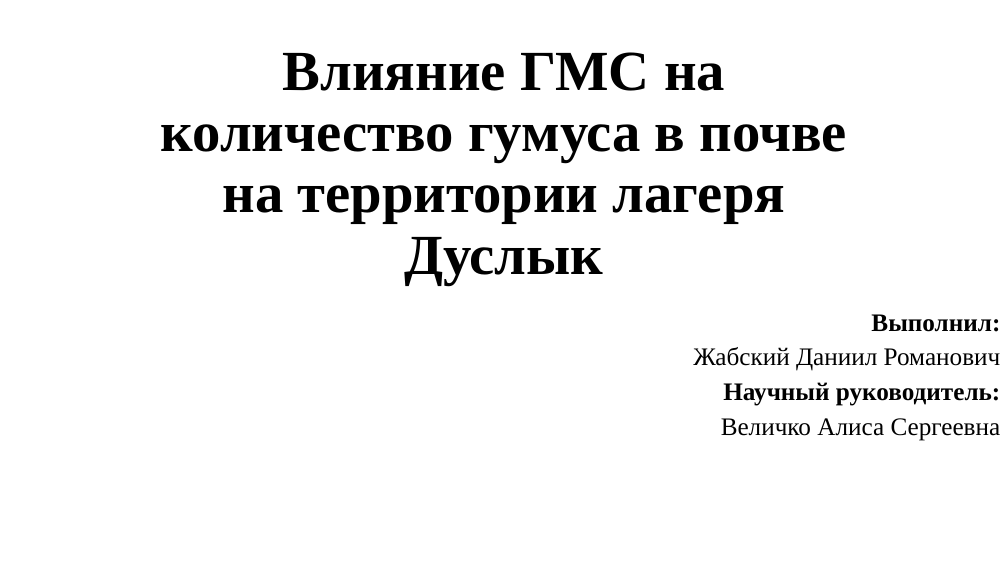
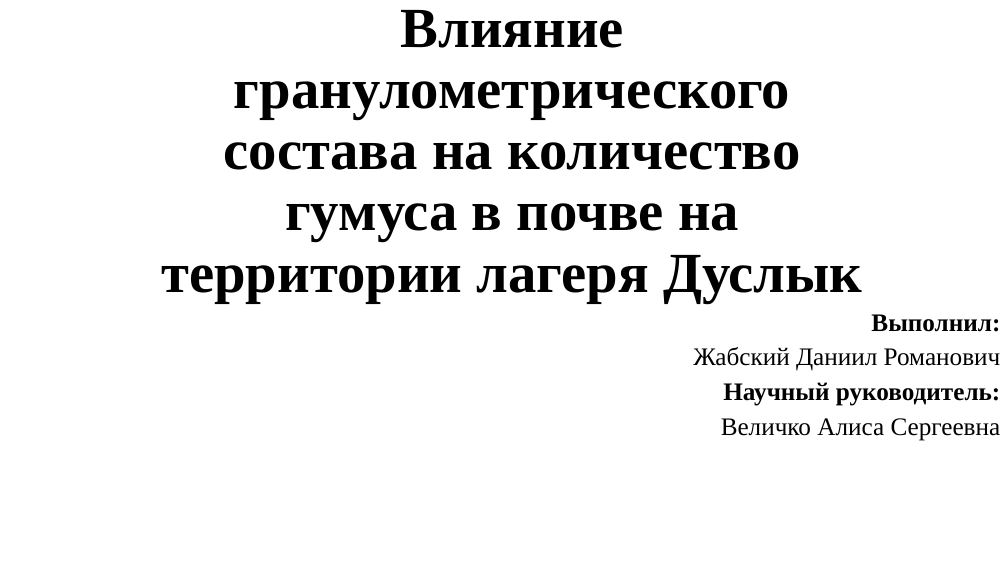
Before and after one commit to Zhabich12/PochvaZZZ, a slide deck: slide 1 of презентация PochaZZZ.pptx. Drawn at 1008x567 pixels with LibreOffice and Linux fonts; fonts in the diff are those of the drawing. Boxes give left, top, right and bottom in pixels: in the first picture for what was removed or moved away, otherwise in the second. Text is boxed around its words. In the diff, an @@ line names an element or a change of style, - is before the commit and + after.

```diff
--- a/презентация PochaZZZ.pptx
+++ b/презентация PochaZZZ.pptx
@@ title at [161, 10, 862, 303]: text changed @@
-Влияние ГМС на количество гумуса в почве на территории лагеря Дуслык
+Влияние гранулометрического состава на количество гумуса в почве на территории лагеря Дуслык
```
Also in this commit, not shown: 4 other slides changed.
